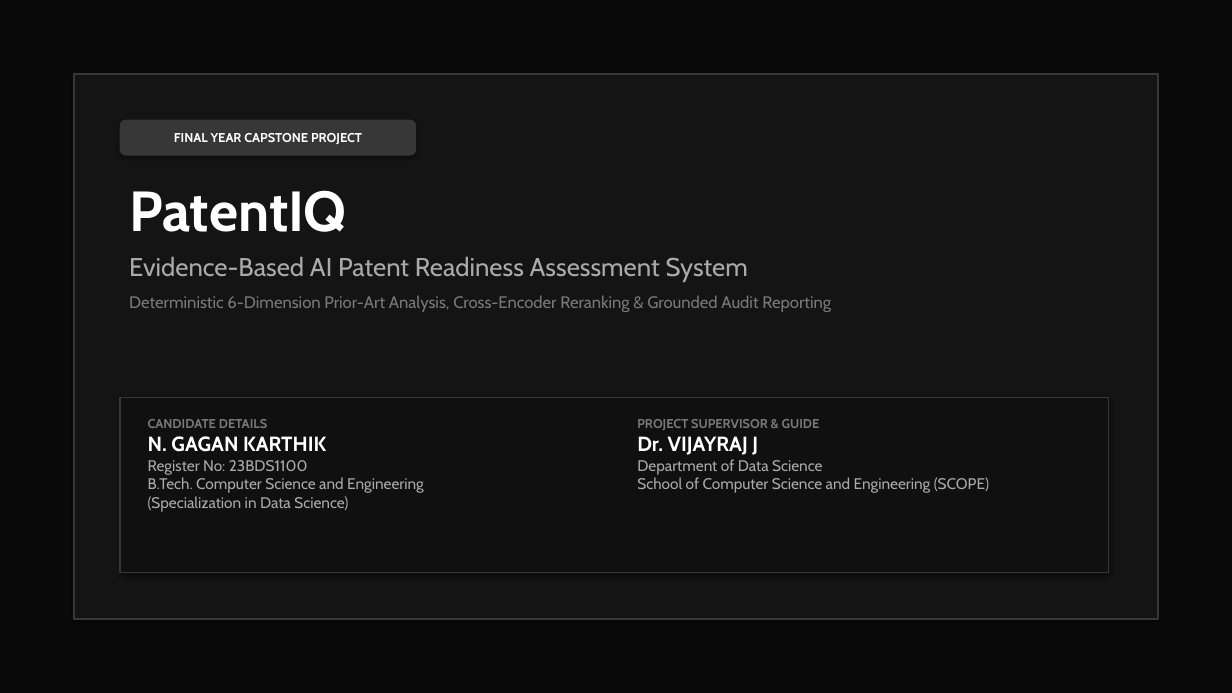
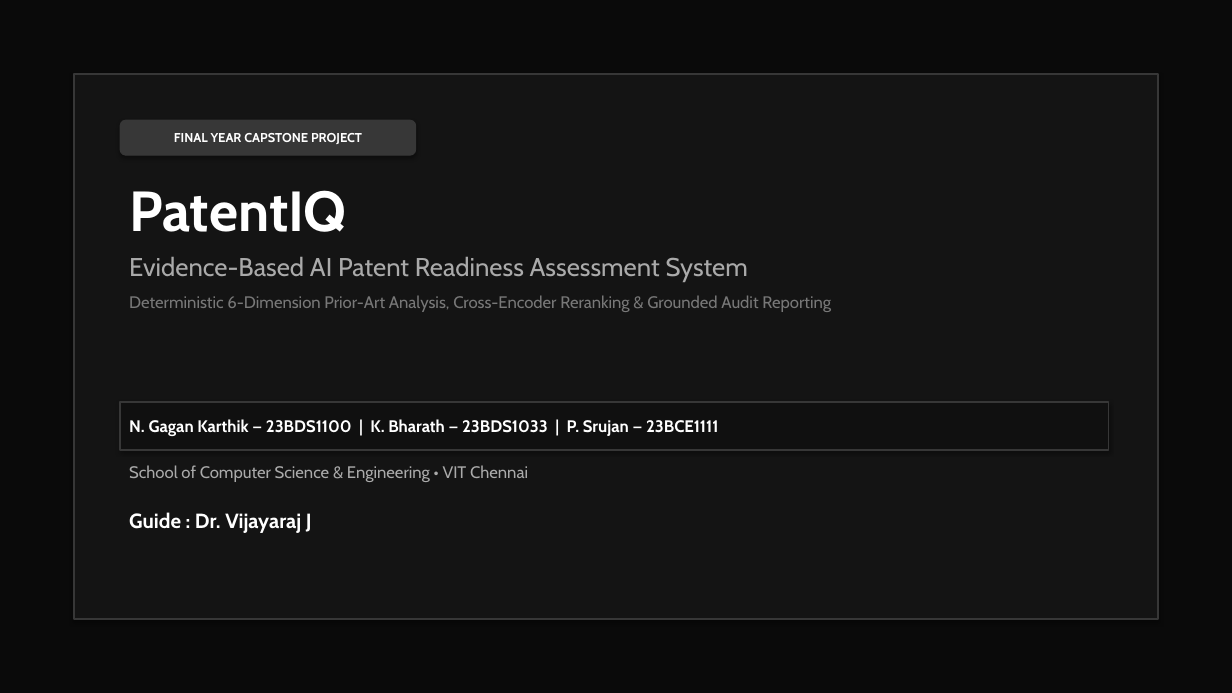
Before and after one commit to karrthiknamasani-bot/PatentIQ, a slide deck: slide 1 of PatentIQ_Final_Review_Presentation.pptx. Drawn at 1232x693 pixels with LibreOffice and Linux fonts; fonts in the diff are those of the drawing. Boxes give left, top, right and bottom in pixels: in the first picture for what was removed or moved away, otherwise in the second. Text is boxed around its words. In the diff, an @@ line names an element or a change of style, - is before the commit and + after.

Commit message:
style(presentation): simplify slide 1 team and guide details to match template

```diff
--- a/PatentIQ_Final_Review_Presentation.pptx
+++ b/PatentIQ_Final_Review_Presentation.pptx
@@ rectangle "N. Gagan Karthik — 23BDS1100 ...": place and size @@
-rectangle "N. Gagan Karthik — 23BDS1100 ..." at (120,397,1109,573)
+rectangle "N. Gagan Karthik — 23BDS1100 ..." at (120,402,1109,450)
@@ text in rectangle at (129,419,718,436): text added @@
+N. Gagan Karthik — 23BDS1100 | K. Bharath — 23BDS1033 | P. Srujan — 23BCE1111
@@ text at (129,465,528,482): text changed; size 12 to 13 pt @@
-CANDIDATE DETAILS
-N. GAGAN KARTHIK
-Register No: 23BDS1100
-B.Tech. Computer Science and Engineering
-(Specialization in Data Science)
+School of Computer Science & Engineering • VIT Chennai
@@ text at (129,512,312,533): text changed; size 12 to 16 pt; text colour #AAAAAA to #FFFFFF; bold on @@
-PROJECT SUPERVISOR & GUIDE
-Dr. VIJAYRAJ J
-Department of Data Science
-School of Computer Science and Engineering (SCOPE)
+Guide : Dr. Vijayaraj J
```
Also in this commit, not shown: 2 other files.
